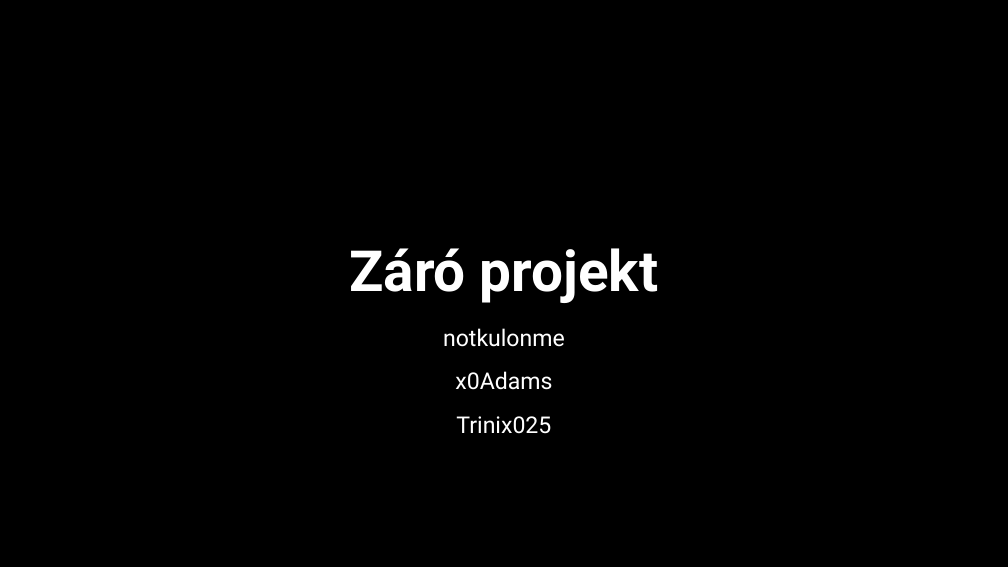
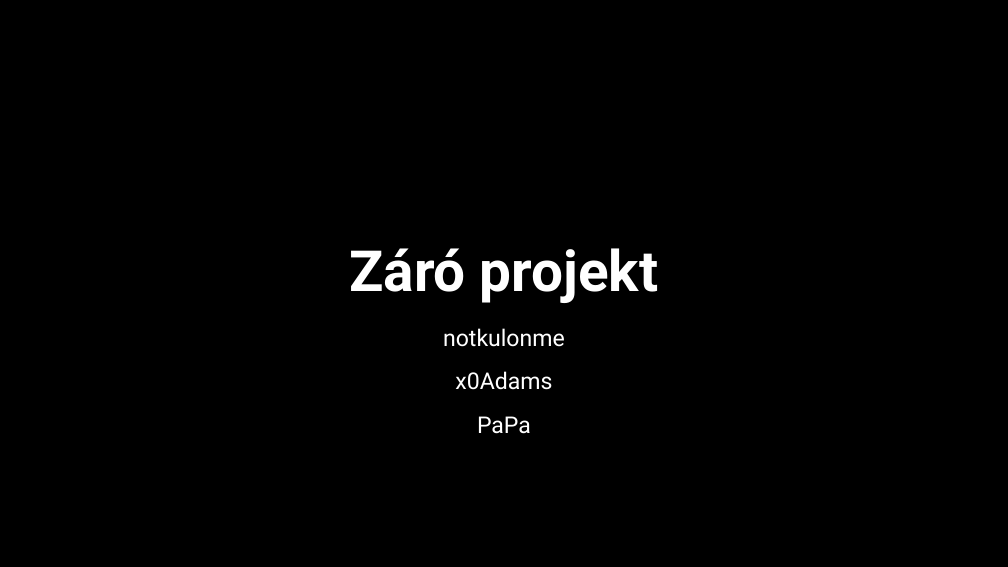
Before and after one commit to x0Adams/Gal-Projekt-1, a slide deck: slide 1 of záróprojekt_11ESZ.pptx. Drawn at 1008x567 pixels with LibreOffice and Linux fonts; fonts in the diff are those of the drawing; background and template pictures are left out. Boxes give left, top, right and bottom in pixels: in the first picture for what was removed or moved away, otherwise in the second. Text is boxed around its words. In the diff, an @@ line names an element or a change of style, - is before the commit and + after.

```diff
--- a/záróprojekt_11ESZ.pptx
+++ b/záróprojekt_11ESZ.pptx
@@ subtitle at (477,416,531,434): text changed @@
-Trinix025
+PaPa
```
Also in this commit, not shown: 1 slide added, 1 slide removed.
